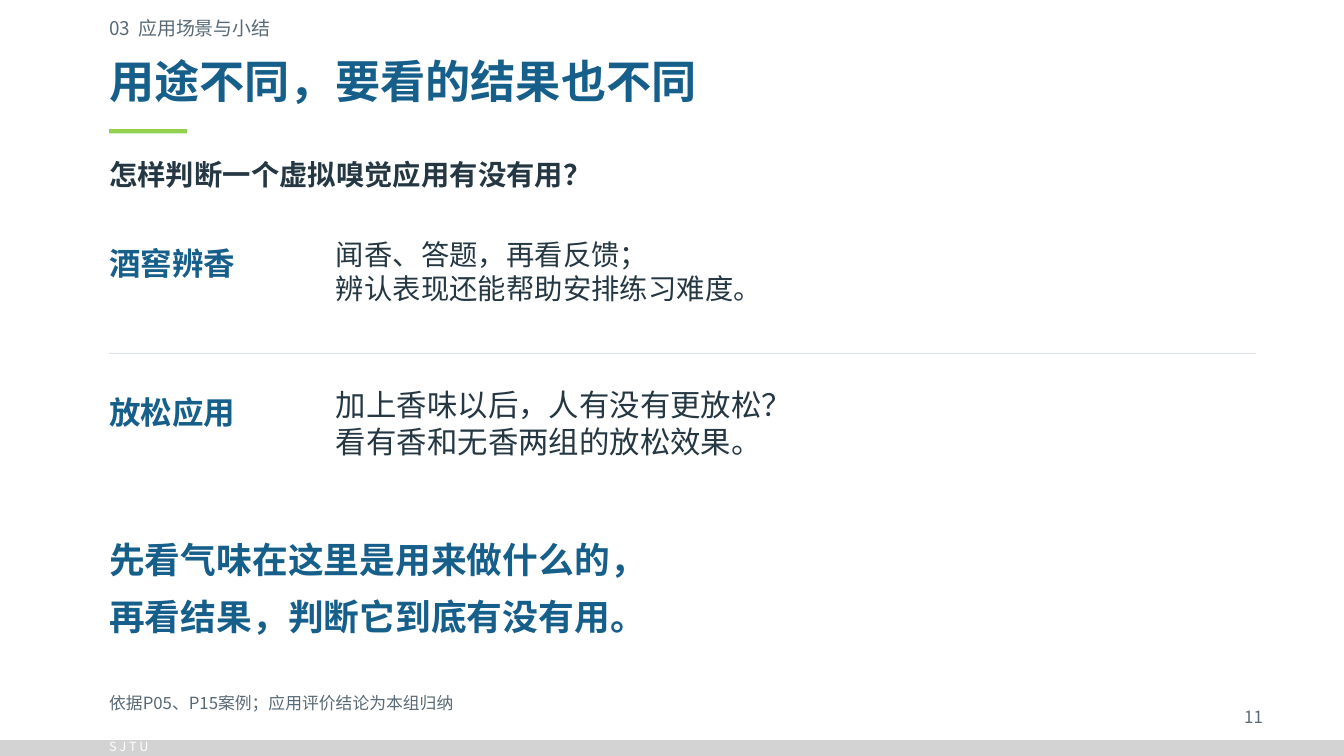
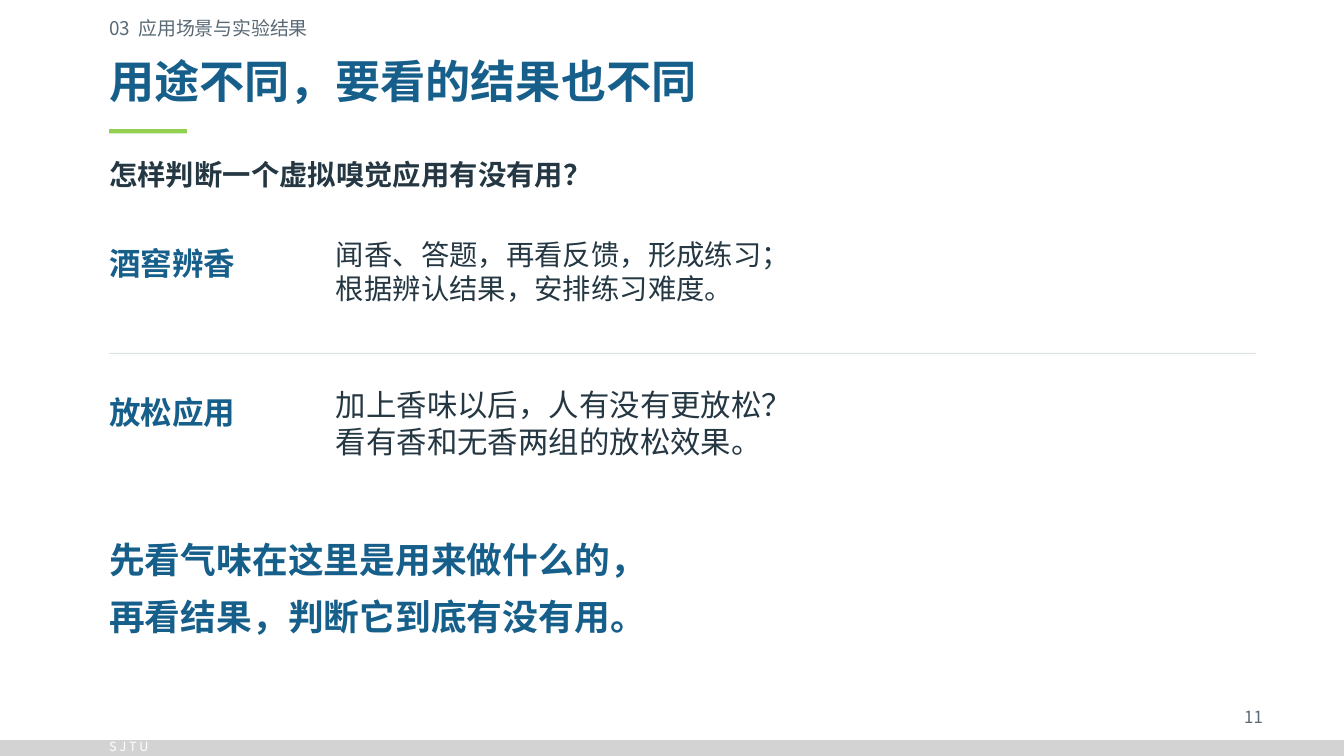
Before and after one commit to Cyh29hao/sjtu-olfaction-vr-2026, a slide deck: slide 11 of release/v3/olfaction-vr-v3.pptx. Drawn at 1344x756 pixels with LibreOffice and Linux fonts; fonts in the diff are those of the drawing. Boxes give left, top, right and bottom in pixels: in the first picture for what was removed or moved away, otherwise in the second. Text is boxed around its words. In the diff, an @@ line names an element or a change of style, - is before the commit and + after.

```diff
--- a/release/v3/olfaction-vr-v3.pptx
+++ b/release/v3/olfaction-vr-v3.pptx
@@ text at box(109, 19, 308, 37): text changed @@
-03 应用场景与小结
+03 应用场景与实验结果
@@ text at box(336, 241, 790, 302): text changed @@
-闻香、答题，再看反馈；
-辨认表现还能帮助安排练习难度。
+闻香、答题，再看反馈，形成练习；
+根据辨认结果，安排练习难度。
@@ text removed at box(109, 695, 453, 712) @@
-依据P05、P15案例；应用评价结论为本组归纳
```
Also in this commit, not shown: 11 other slides changed, 35 other files.
